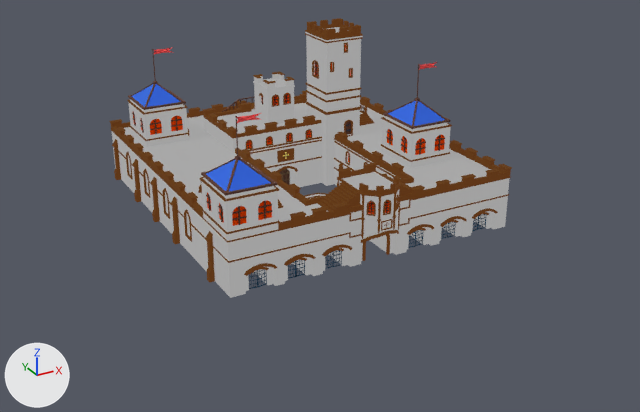
An edit to the FBX model src/models/buildings/crusader_headquarter.FBX, drawn before and after from the same camera.
Camera for both pictures: a 50 mm lens placed at (-67.2, -133.8, 62.8), pointed at (2.2, -7.5, -0.3). Lighting does not change. The marker at lower left points along +X, +Y and +Z. Where no turn or scale is listed for an object, it has been applied to the vertices.

The first picture shows 'crusader_headquarter', 'crusader_headquarter.001'.
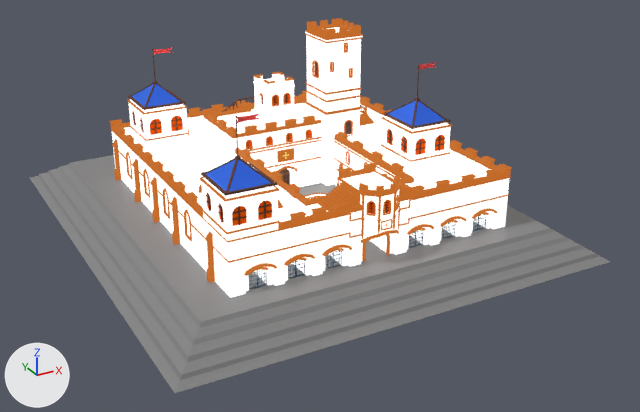
The change, as JSON lines over the scene's bpy script:
```json
{"op": "set", "path": "mat_wall_0.base_color", "old": "(0.107, 0.107, 0.107)", "new": "(1.0, 1.0, 1.0)", "note": "dark grey #5c5c5c -> white #ffffff"}
{"op": "set", "path": "mat_wall_0.emission_color", "old": "(0.334, 0.334, 0.334)", "new": "(0.801, 0.801, 0.801)", "note": "grey #9c9c9c -> white #e7e7e7"}
{"op": "add", "block": "mat_window_0", "code": "mat_window_0.emission_strength = 1.0"}
{"op": "set", "path": "mat_wall_1.emission_color", "old": "(0.102, 0.0302, 0.0071)", "new": "(0.515, 0.136, 0.0194)", "note": "brown #5a3114 -> orange #be6726"}
{"op": "add", "block": "mat_wall_01", "code": ["mat_wall_01 = principled_material('Wall_01')", "mat_wall_01.base_color = (0.227, 0.227, 0.227)  # grey #838383"]}
{"op": "add", "block": "me_cube_001", "code": ["me_cube_001 = bpy.data.meshes.new('Cube.001')", "me_cube_001.from_pydata(...)  # 36 vertices, 34 faces; spans x -38.0..38.0, y -42.2..42.2, z -3.6..1.0", "me_cube_001.materials.append(mat_wall_01)  # grey #838383"]}
{"op": "remove", "block": "ob_crusader_headquarter_001", "code": ["ob_crusader_headquarter_001 = bpy.data.objects.new('crusader_headquarter.001', me_mesh_001)", "ob_crusader_headquarter_001.location = (0.0, -27.5, 0.0)"]}
{"op": "add", "block": "ob_cube", "code": ["ob_cube = bpy.data.objects.new('Cube', me_cube_001)", "ob_cube.location = (0.0, 0.0, -1.0)"]}
```

Location of each change, (x1, y1, x2, y2) in pixels of the pictures (640 x 412 px):
```json
{"object": "crusader_headquarter", "change": "recoloured, surface changed", "before": [109, 18, 512, 298], "after": [109, 18, 512, 298]}
{"object": "Cube", "change": "added", "after": [30, 155, 611, 393]}
{"object": "crusader_headquarter.001", "change": "deleted", "before": [279, 169, 290, 185]}
```
